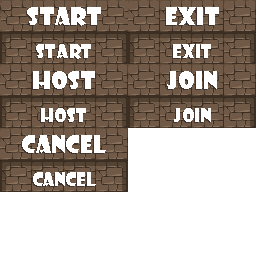
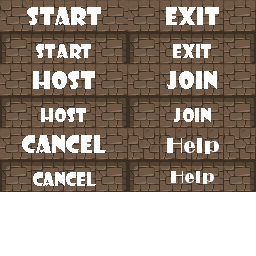
The second 256px x 256px image is a revision of the first. Changes to its layers:
removed group "Cancel" (4 layers) over [21, 136, 104, 187]
moved "CANCEL" out of group "Cancel" over [22, 136, 94, 153]
moved "Layer 5 copy 6" out of group "Cancel" over [21, 136, 104, 154]
renamed "Layer 3" to "Layer 3#4", moved it out of group "Cancel" over [21, 136, 104, 187]
removed group "Join" (4 layers) over [166, 72, 216, 123]
moved "join" out of group "Join" over [167, 72, 216, 89]
moved "Layer 5 copy 7" out of group "Join" over [166, 72, 216, 90]
renamed "Layer 3" to "Layer 3#3", moved it out of group "Join" over [166, 72, 216, 123]
removed group "Exit" (1st of 2) (4 layers) over [165, 8, 218, 59]
moved "Exit" out of group "Exit" over [172, 8, 218, 25]
moved "Layer 5 copy 5" out of group "Exit" over [165, 8, 218, 26]
renamed "Layer 3" to "Layer 3#2", moved it out of group "Exit" over [165, 8, 218, 59]
removed group "Host" (4 layers) over [32, 72, 94, 123]
moved "host" out of group "Host" over [39, 72, 94, 89]
moved "Layer 5 copy 4" out of group "Host" over [32, 72, 94, 90]
renamed "Layer 3" to "Layer 3#1", moved it out of group "Host" over [32, 72, 94, 123]
removed group "Start" (1st of 2) (4 layers) over [26, 8, 100, 60]
moved "Start copy" out of group "Start" over [36, 45, 90, 59]
added layer "Help" above "Help copy" over [167, 138, 219, 154]
added layer "Layer 3#5" above "Start copy#1" over [128, 128, 256, 192]
added layer "Start copy#1" above "Start" over [27, 8, 100, 26]
moved "Start" out of group "Start" over [27, 8, 100, 26]
moved "Layer 5 copy 3" out of group "Start" over [26, 8, 100, 27]
moved "Layer 3" out of group "Start" over [26, 8, 100, 60]
…and 7 more changes (3 added, 2 removed, 2 stack)
